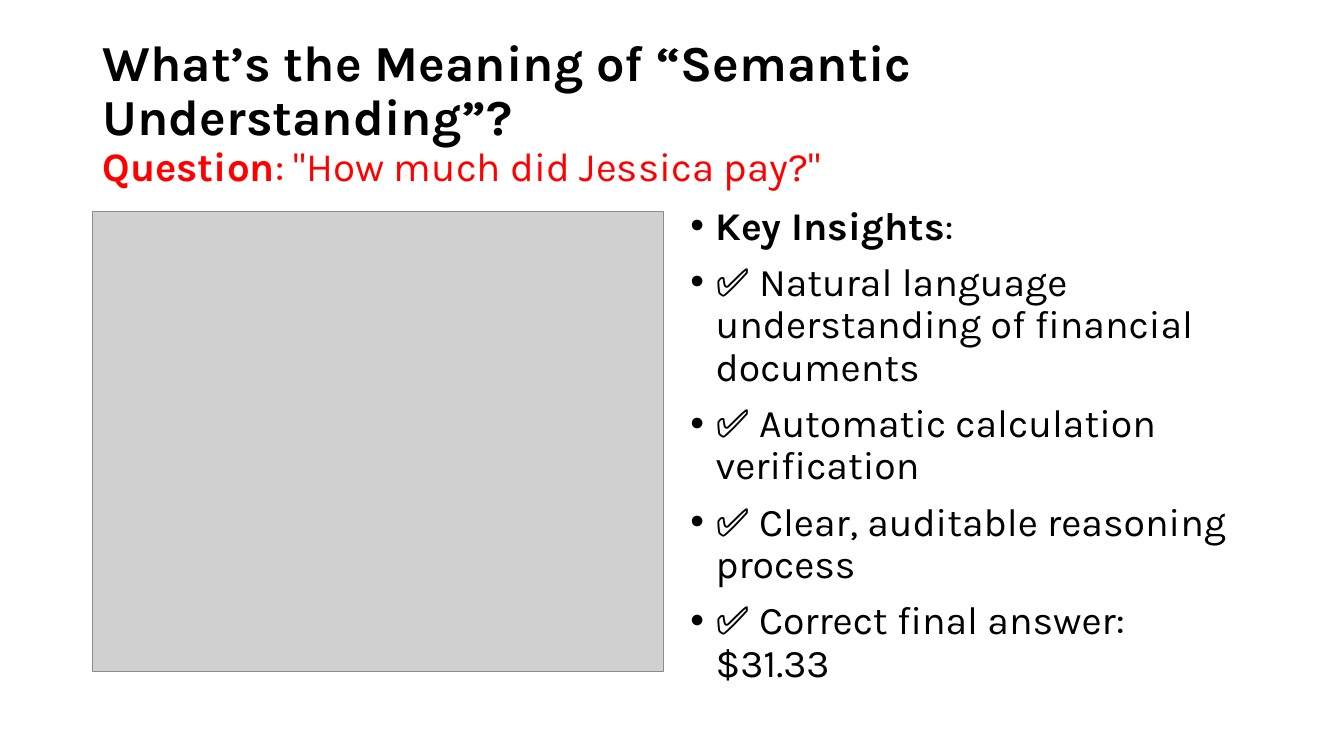
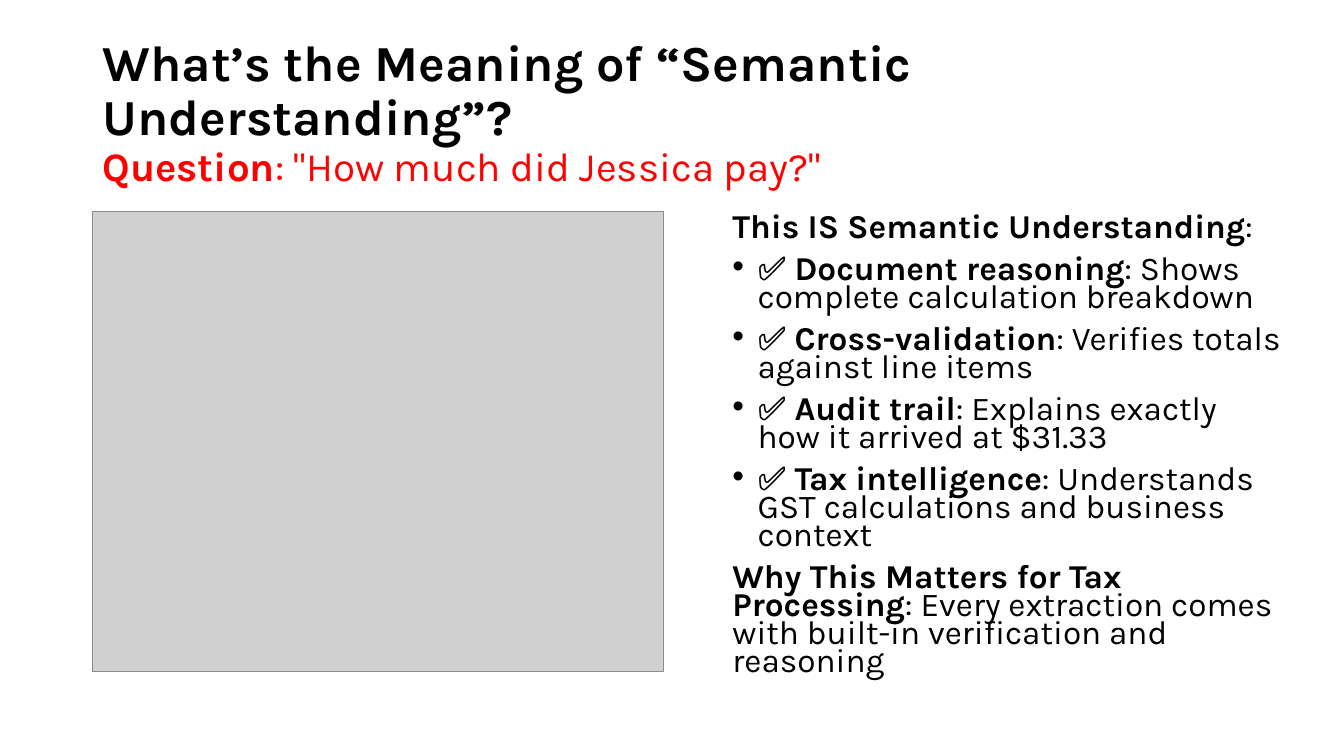
Before and after one commit to tmnestor/unified_vision_processor_minimal, a slide deck: slide 6 of presentation_materials/vision_transformers.pptx. Drawn at 1344x756 pixels with LibreOffice and Linux fonts; fonts in the diff are those of the drawing; grey boxes stand for pictures. Boxes give left, top, right and bottom in pixels: in the first picture for what was removed or moved away, otherwise in the second. Text is boxed around its words. In the diff, an @@ line names an element or a change of style, - is before the commit and + after.

```diff
--- a/presentation_materials/vision_transformers.pptx
+++ b/presentation_materials/vision_transformers.pptx
@@ text at box(732, 214, 1280, 680): text changed; size 28 to 23.8 pt @@
-• Key Insights:
-• ✅ Natural language understanding of financial documents
-• ✅ Automatic calculation verification
-• ✅ Clear, auditable reasoning process
-• ✅ Correct final answer: $31.33
+This IS Semantic Understanding:
+• ✅ Document reasoning: Shows complete calculation breakdown
+• ✅ Cross-validation: Verifies totals against line items
+• ✅ Audit trail: Explains exactly how it arrived at $31.33
+• ✅ Tax intelligence: Understands GST calculations and business context
+Why This Matters for Tax Processing: Every extraction comes with built-in verification and reasoning
```
Also in this commit, not shown: 6 other slides changed, 3 slides added, 6 slides removed.
